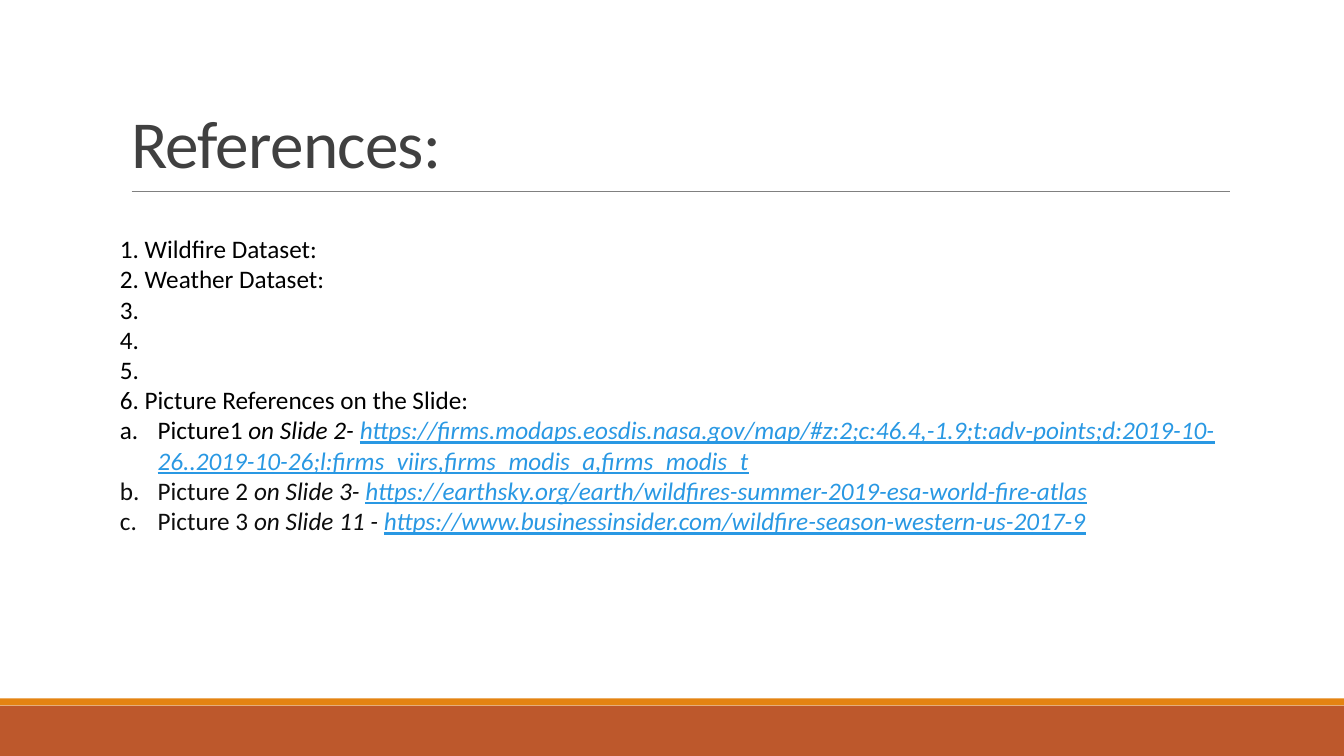
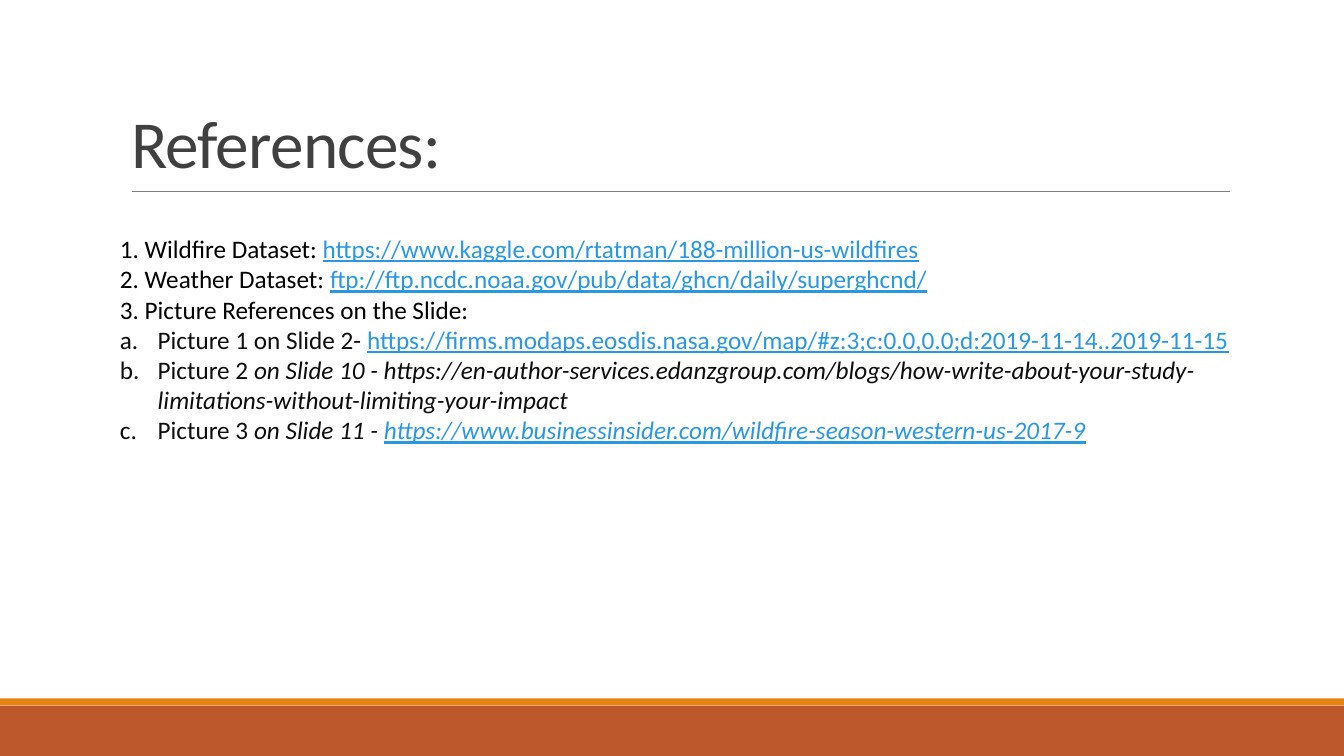
Before and after one commit to mturnell001/Project-1, a slide deck: slide 12 of US Wildfire presentation.pptx (slide 11 before the commit). Drawn at 1344x756 pixels with LibreOffice and Linux fonts; fonts in the diff are those of the drawing. Boxes give left, top, right and bottom in pixels: in the first picture for what was removed or moved away, otherwise in the second. Text is boxed around its words. In the diff, an @@ line names an element or a change of style, - is before the commit and + after.

Commit message:
update ppt

```diff
--- a/US Wildfire presentation.pptx
+++ b/US Wildfire presentation.pptx
@@ text at (120,240,1228,414): text changed; italic off @@
-1. Wildfire Dataset:
-2. Weather Dataset:
-3.
-4.
-5.
-6. Picture References on the Slide:
-a. Picture1 on Slide 2- https://firms.modaps.eosdis.nasa.gov/map/#z:2;c:46.4,-1.9;t:adv-points;d:2019-10-26..2019-10-26;l:firms_viirs,firms_modis_a,firms_modis_t
-b. Picture 2 on Slide 3- https://earthsky.org/earth/wildfires-summer-2019-esa-world-fire-atlas
+1. Wildfire Dataset: https://www.kaggle.com/rtatman/188-million-us-wildfires
+2. Weather Dataset: ftp://ftp.ncdc.noaa.gov/pub/data/ghcn/daily/superghcnd/
+3. Picture References on the Slide:
+a. Picture 1 on Slide 2- https://firms.modaps.eosdis.nasa.gov/map/#z:3;c:0.0,0.0;d:2019-11-14..2019-11-15
+b. Picture 2 on Slide 10 - https://en-author-services.edanzgroup.com/blogs/how-write-about-your-study-limitations-without-limiting-your-impact
```
Also in this commit, not shown: 6 other slides changed, 3 slides added, 2 slides removed.
